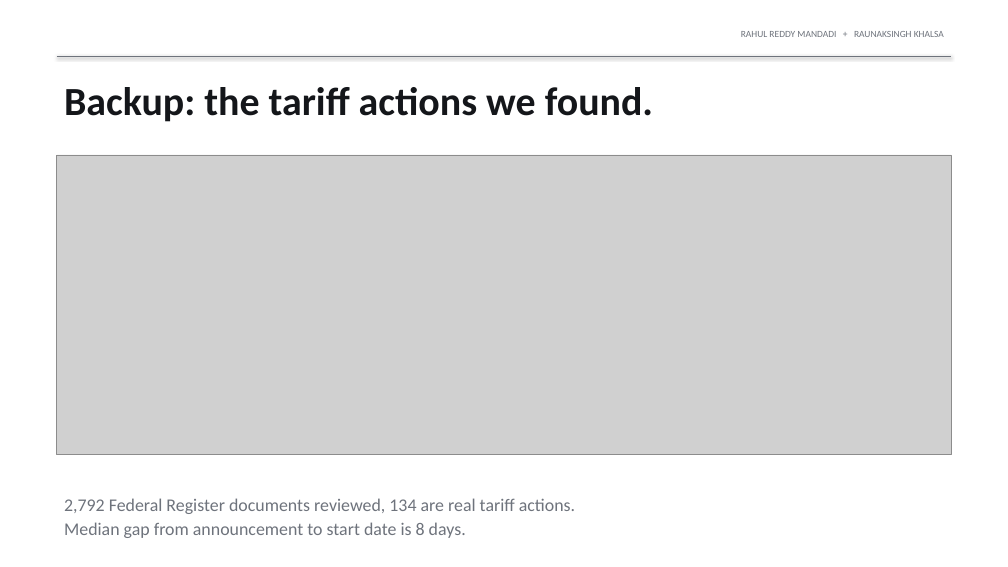
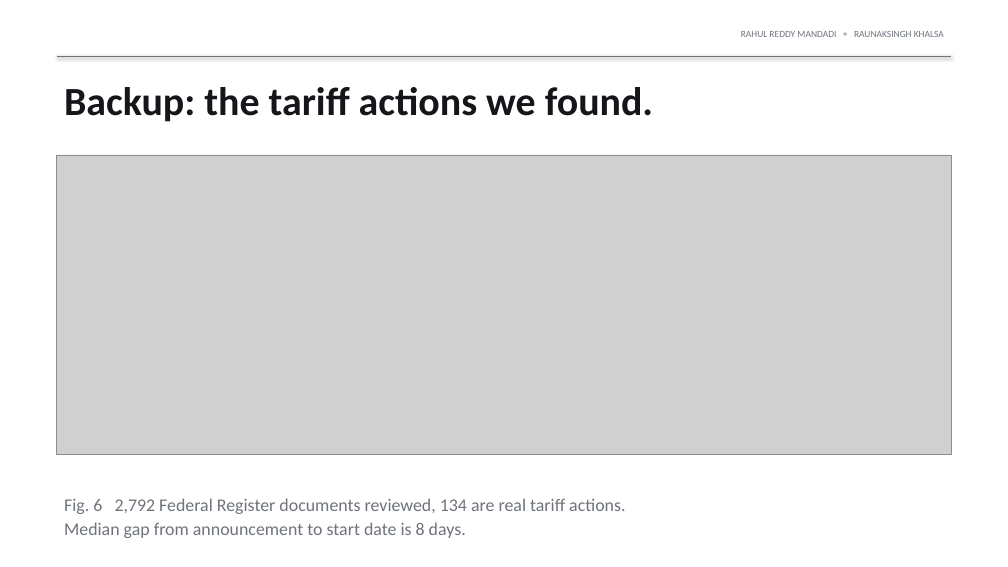
Before and after one commit to rahul-mandadi/tariff-rush, a slide deck: slide 9 of slides/Mandadi_Khalsa_Presentation1.pptx. Drawn at 1008x567 pixels with LibreOffice and Linux fonts; fonts in the diff are those of the drawing; grey boxes stand for pictures. Boxes give left, top, right and bottom in pixels: in the first picture for what was removed or moved away, otherwise in the second. Text is boxed around its words. In the diff, an @@ line names an element or a change of style, - is before the commit and + after.

```diff
--- a/slides/Mandadi_Khalsa_Presentation1.pptx
+++ b/slides/Mandadi_Khalsa_Presentation1.pptx
@@ text at <box>64,498,625,514</box>: text changed @@
-2,792 Federal Register documents reviewed, 134 are real tariff actions.
+Fig. 6 2,792 Federal Register documents reviewed, 134 are real tariff actions.
```
Also in this commit, not shown: 7 other slides changed, 1 other file.
